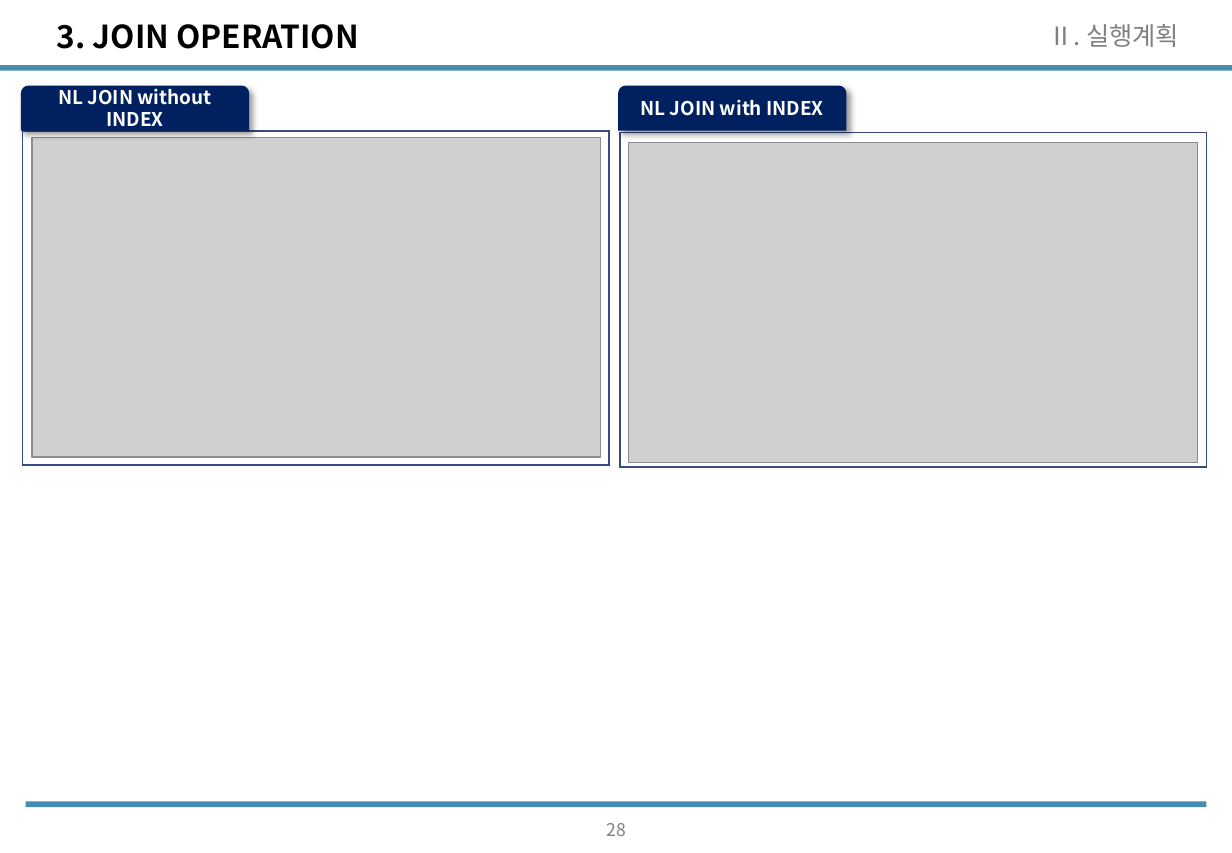
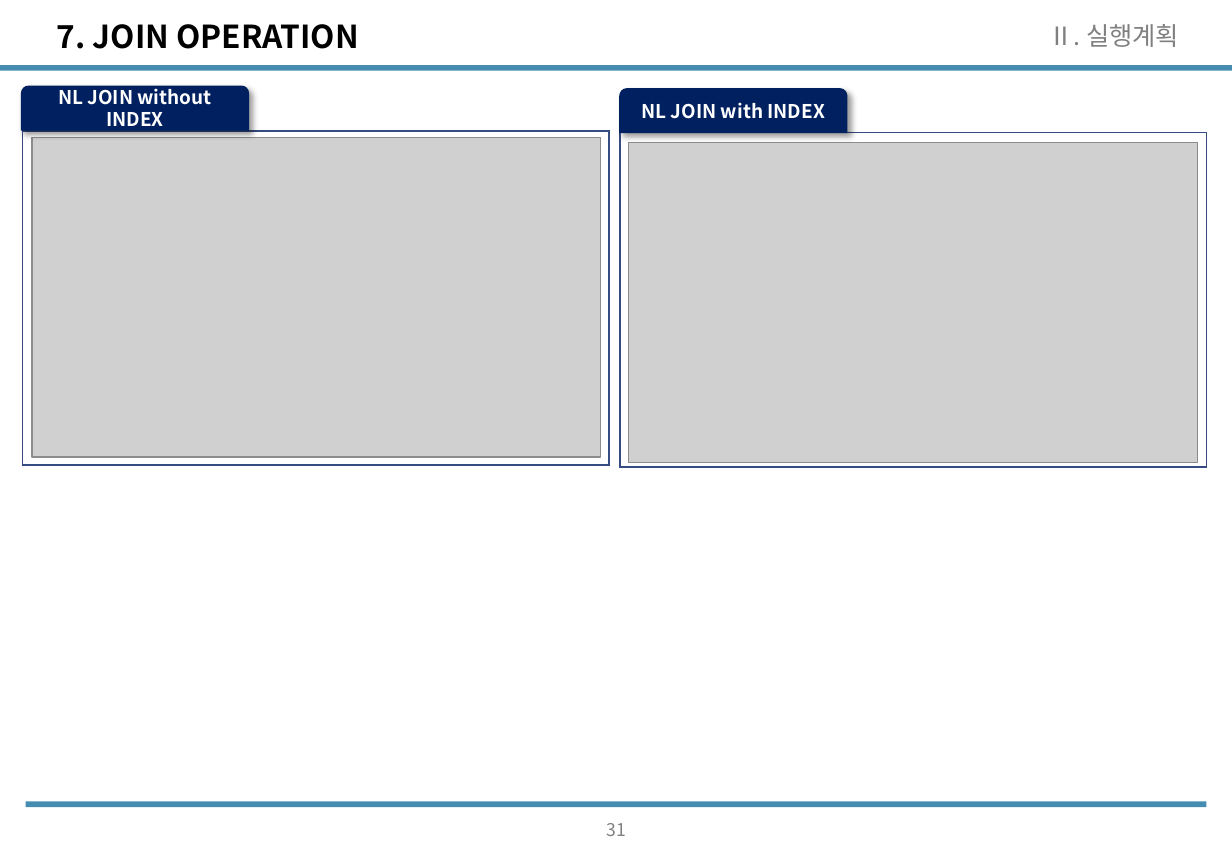
Before and after one commit to wooseok1152/SQL, a slide deck: slide 32 of SQL_seminar/SQL중상급활용_CH2.pptx (slide 29 before the commit). Drawn at 1232x853 pixels with LibreOffice and Linux fonts; fonts in the diff are those of the drawing; grey boxes stand for pictures. Boxes give left, top, right and bottom in pixels: in the first picture for what was removed or moved away, otherwise in the second. Text is boxed around its words. In the diff, an @@ line names an element or a change of style, - is before the commit and + after.

Commit message:
ch2 update(join operation left)

```diff
--- a/SQL_seminar/SQL중상급활용_CH2.pptx
+++ b/SQL_seminar/SQL중상급활용_CH2.pptx
@@ title at <box>57,24,358,49</box>: text changed @@
-3. JOIN OPERATION
+7. JOIN OPERATION
@@ freeform shape "NL JOIN with INDEX" at <box>620,89,847,133</box>: outline redrawn @@
@@ page number at <box>606,823,625,836</box>: text changed @@
-28
+31
```
Also in this commit, not shown: 5 other slides changed, 3 slides added.
